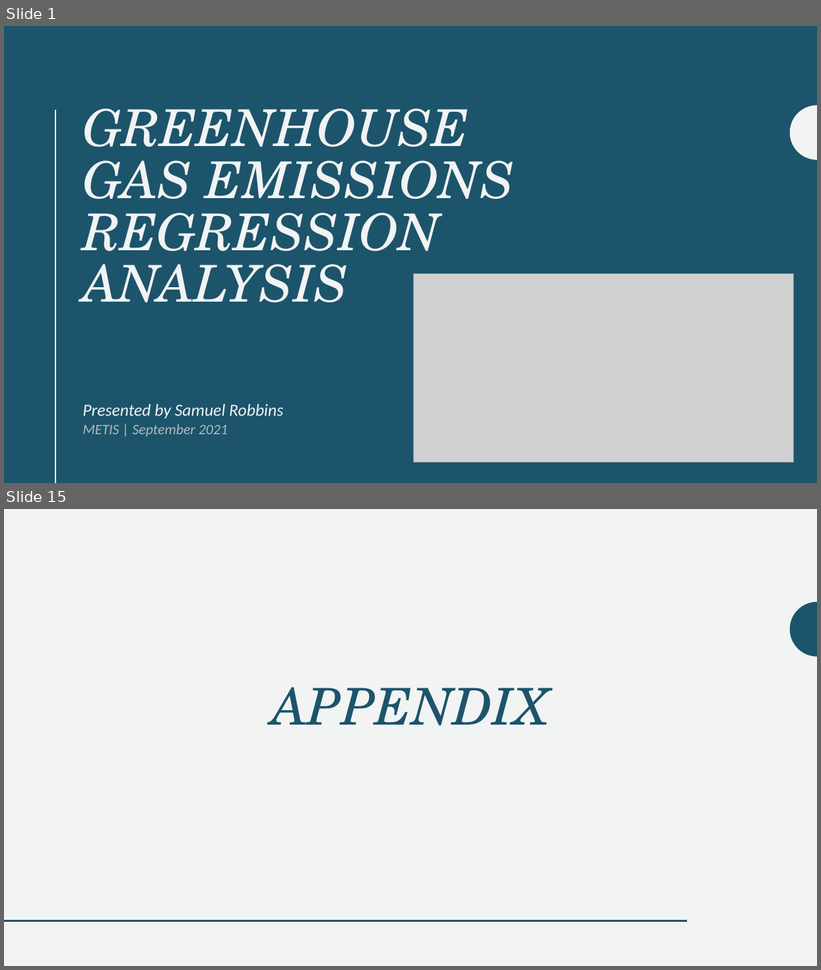
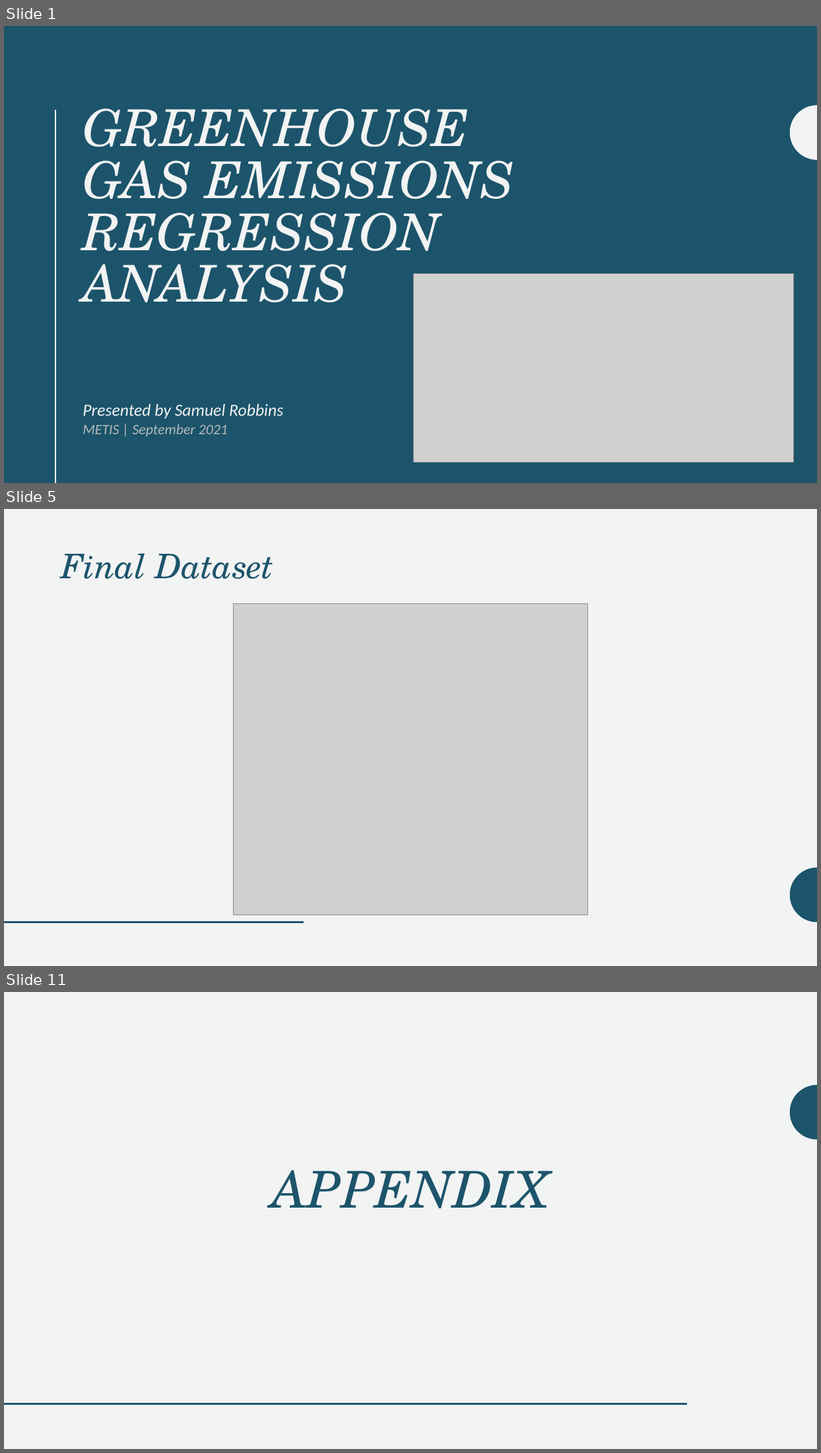
Before and after one commit to SRobbins-13/GHG_Regression_Analysis, a slide deck: GHG_Regression_Analysis.pptx. Shown one above the other, each under a label of ours: slides 1 and 15 before the commit, slides 1, 5 and 11 after it; the slides between them are not shown. The pictures are 821x970 and 821x1453 pixels, drawn with LibreOffice and Linux fonts; fonts in the diff are those of the drawing; grey boxes stand for pictures. Boxes give left, top, right and bottom in pixels: in the first picture for what was removed or moved away, otherwise in the second. Text is boxed around its words. In the diff, an @@ line names an element or a change of style, - is before the commit and + after.

```diff
--- a/GHG_Regression_Analysis.pptx
+++ b/GHG_Regression_Analysis.pptx
@@ slide 5 added at (4,509,817,966), background #F2F3F3 @@
@@ title added at (61,553,274,579), 40 pt, text #1C546B, italic @@
+Final Dataset
@@ picture added at (234,604,588,916) @@
@@ freeform shape added at (790,867,817,923), fill #1C546B @@
@@ line added from (4, 923) to (304, 923), #1C546B 2 pt @@
@@ what was slide 15 is now slide 11 @@
```
Also in this commit, not shown: 8 slides changed, 1 other slide added, 1 slide removed, 1 other file.
